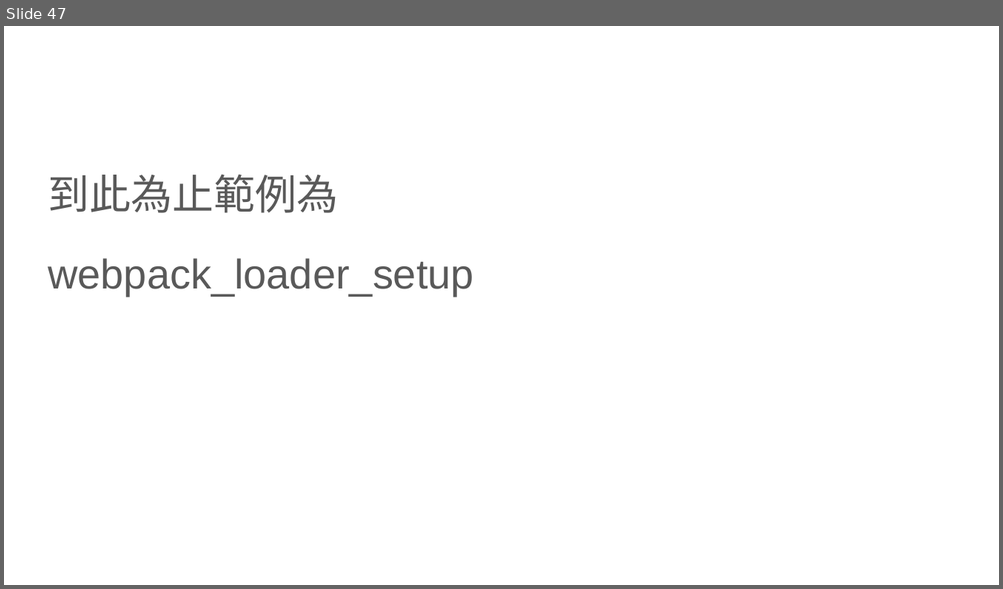
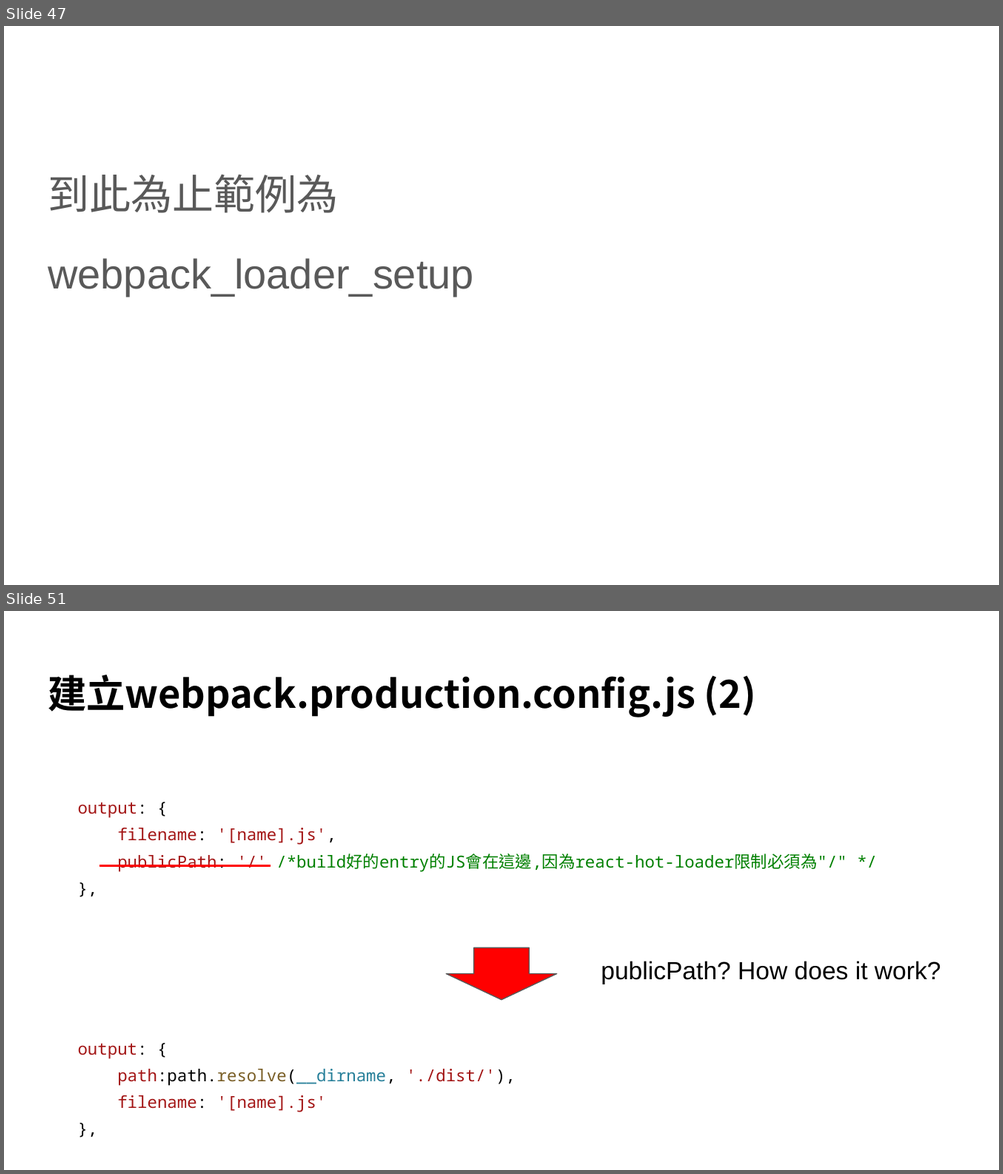
Before and after one commit to johnmausfam/LessonA, a slide deck: Webpack.pptx. Shown one above the other, each under a label of ours: slide 47 before the commit, slides 47 and 51 after it; the slides between them are not shown. The pictures are 1003x589 and 1003x1174 pixels, drawn with LibreOffice and Linux fonts; fonts in the diff are those of the drawing. Boxes give left, top, right and bottom in pixels: in the first picture for what was removed or moved away, otherwise in the second. Text is boxed around its words. In the diff, an @@ line names an element or a change of style, - is before the commit and + after.

```diff
--- a/Webpack.pptx
+++ b/Webpack.pptx
@@ slide 51 added at [4, 611, 999, 1170], background #FFFFFF @@
@@ title added at [48, 675, 756, 718], 28 pt, text #000000, bold @@
+建立webpack.production.config.js (2)
@@ text added at [78, 802, 847, 871], 12 pt, text #008000 @@
+output: {
+filename: '[name].js',
+publicPath: '/' /*build好的entry的JS會在這邊,因為react-hot-loader限制必須為"/" */
+},
@@ line added from (99, 866) to (270, 866), #FF0000 1.5 pt @@
@@ down arrow added at [446, 948, 556, 1000], fill #FF0000, outline #595959 0.75 pt @@
@@ text added at [600, 961, 941, 984], 18 pt, text #000000 @@
+publicPath? How does it work?
@@ text added at [78, 1043, 515, 1113], 12 pt, text #A31515 @@
+output: {
+path:path.resolve(__dirname, './dist/'),
+filename: '[name].js'
+},
```
Also in this commit, not shown: 1 slide changed, 60 other slides added, 1 other file.
